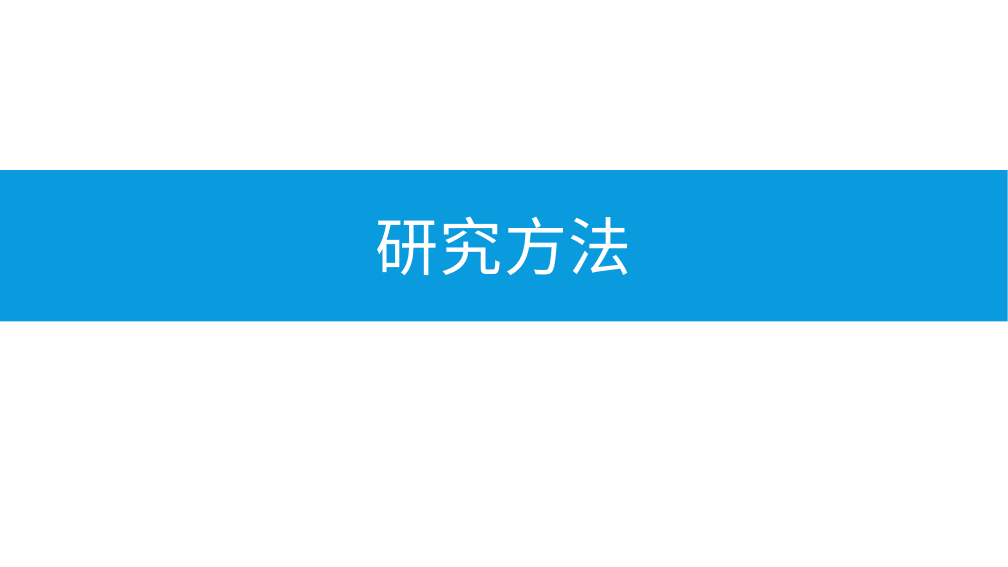
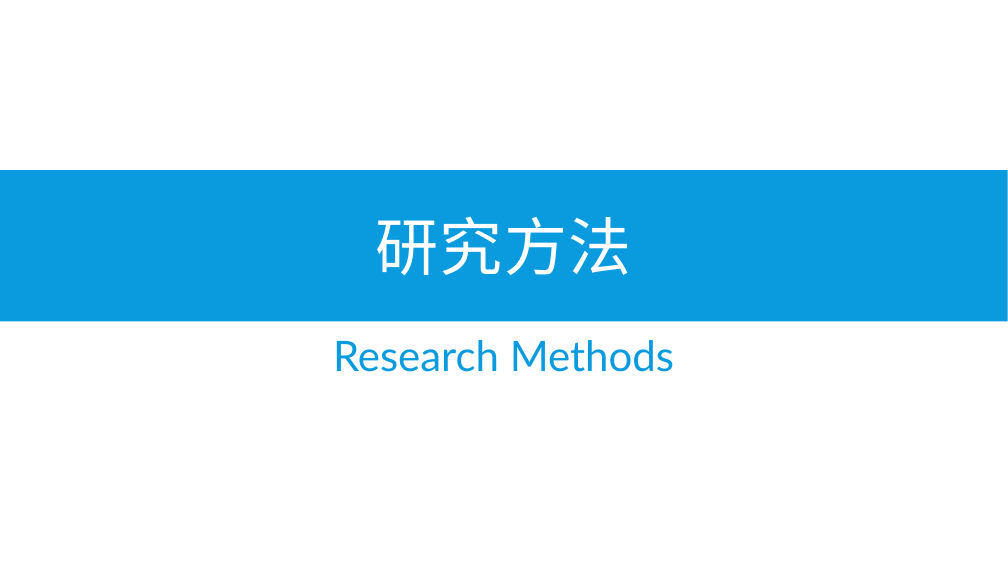
Before and after one commit to b4ubles/PCBNS, a slide deck: slide 5 of doc/NoSQL vs SQL.pptx. Drawn at 1008x567 pixels with LibreOffice and Linux fonts; fonts in the diff are those of the drawing. Boxes give left, top, right and bottom in pixels: in the first picture for what was removed or moved away, otherwise in the second. Text is boxed around its words. In the diff, an @@ line names an element or a change of style, - is before the commit and + after.

```diff
--- a/doc/NoSQL vs SQL.pptx
+++ b/doc/NoSQL vs SQL.pptx
@@ text added at [333,340,674,372], 40 pt, text #099BDD @@
+Research Methods
```
Also in this commit, not shown: 13 other slides changed, 6 slides added, 5 slides removed.
